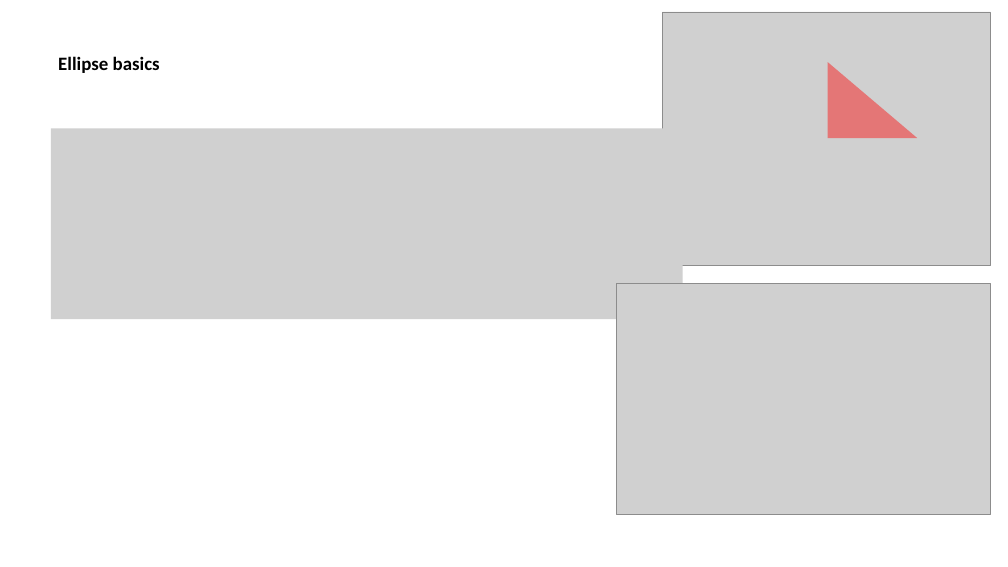
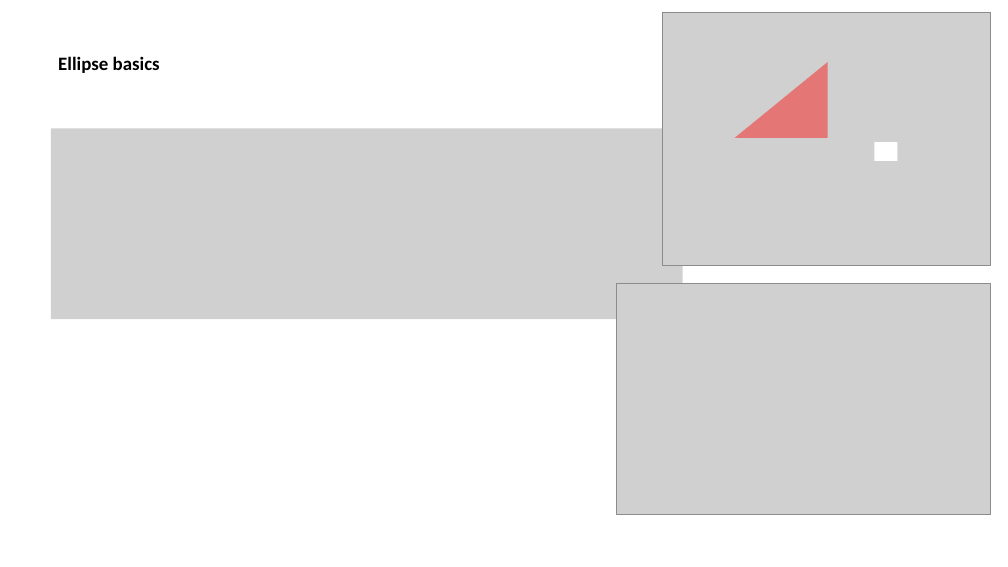
Before and after one commit to tibet1987/galaxySpeed, a slide deck: slide 1 of docu_and_plots/thoughts_and_revelations_during_this_project.pptx. Drawn at 1008x567 pixels with LibreOffice and Linux fonts; fonts in the diff are those of the drawing; grey boxes stand for pictures. Boxes give left, top, right and bottom in pixels: in the first picture for what was removed or moved away, otherwise in the second. Text is boxed around its words. In the diff, an @@ line names an element or a change of style, - is before the commit and + after.

```diff
--- a/docu_and_plots/thoughts_and_revelations_during_this_project.pptx
+++ b/docu_and_plots/thoughts_and_revelations_during_this_project.pptx
@@ right triangle: place and size @@
-right triangle at (828, 62, 918, 138)
+right triangle at (735, 62, 828, 138)
@@ right triangle at (735, 62, 828, 138): mirrored @@
@@ rectangle added at (875, 142, 898, 161), fill #FFFFFF @@
```
Also in this commit, not shown: 1 slide added, 1 slide removed.
